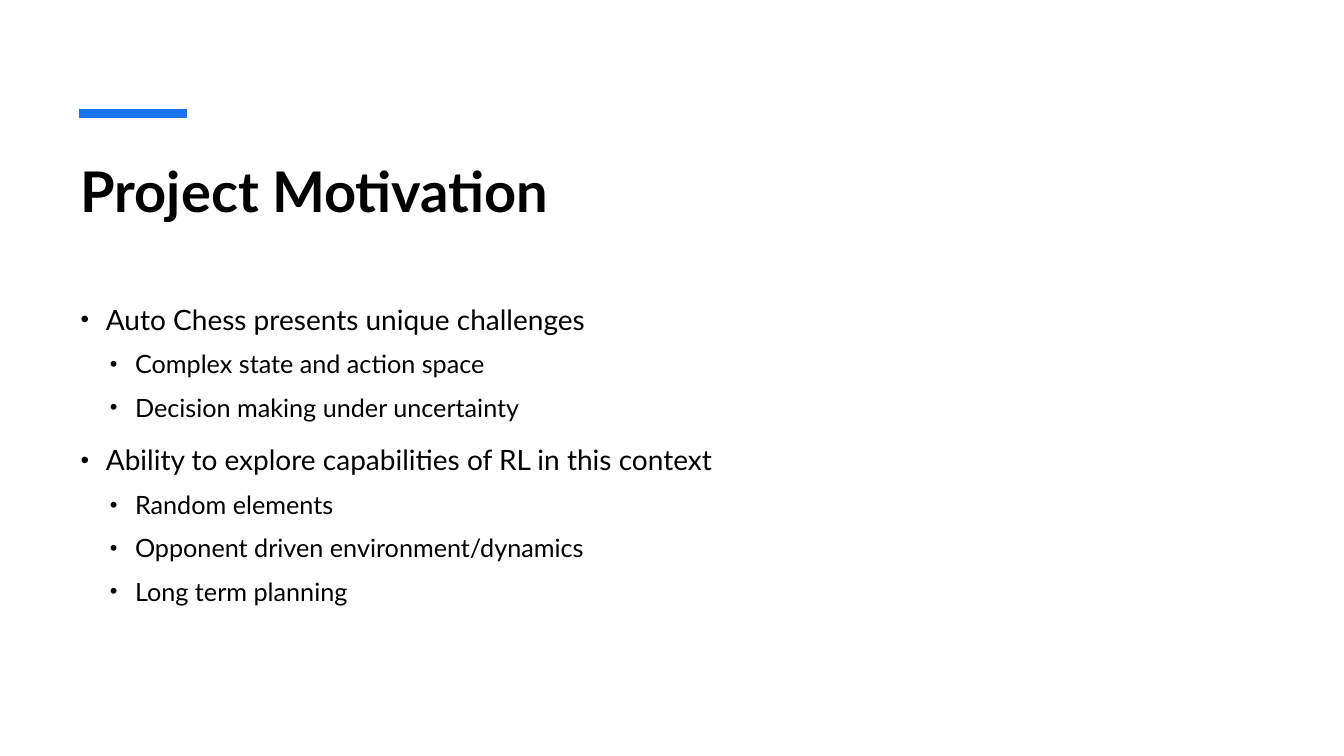
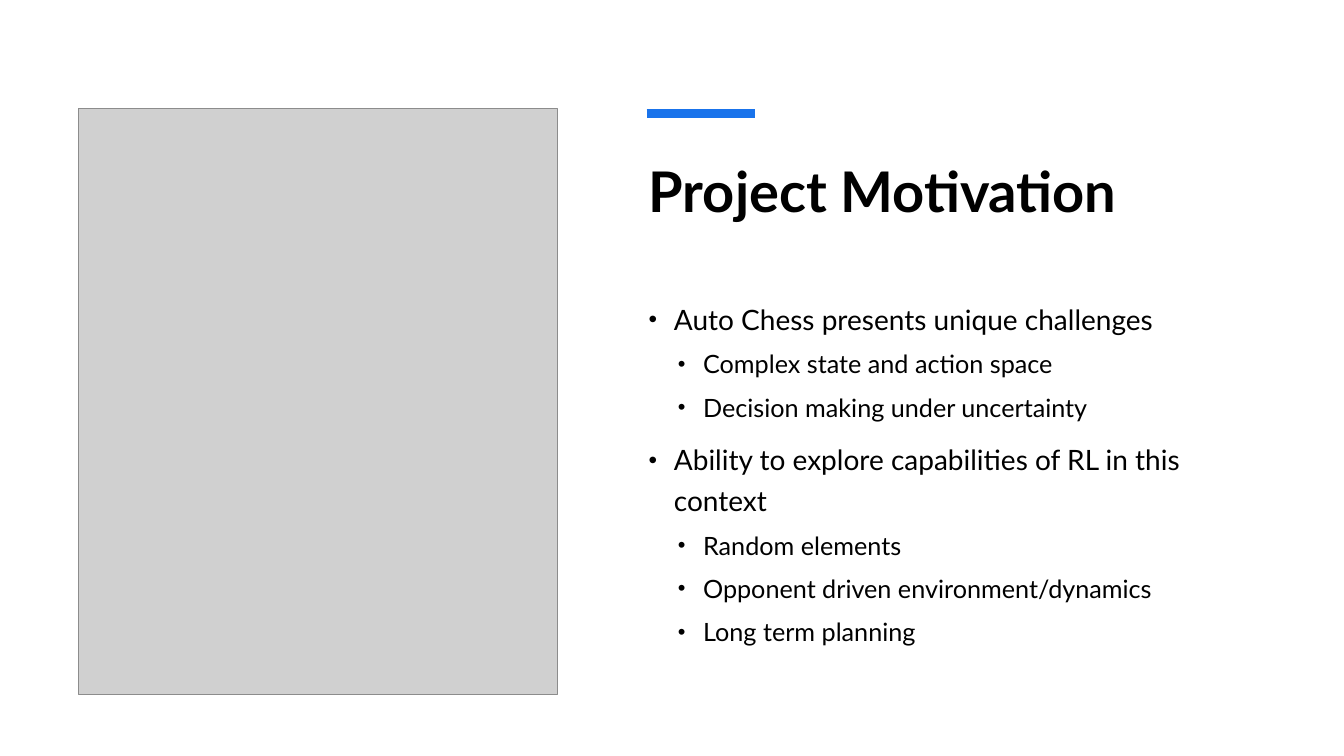
Before and after one commit to AGlebov-atbu/ds543-project, a slide deck: slide 3 of Documents/FinalPresentation.pptx. Drawn at 1344x756 pixels with LibreOffice and Linux fonts; fonts in the diff are those of the drawing; grey boxes stand for pictures. Boxes give left, top, right and bottom in pixels: in the first picture for what was removed or moved away, otherwise in the second. Text is boxed around its words. In the diff, an @@ line names an element or a change of style, - is before the commit and + after.

```diff
--- a/Documents/FinalPresentation.pptx
+++ b/Documents/FinalPresentation.pptx
@@ line removed from (79, 114) to (187, 114) @@
@@ picture added at [79, 109, 558, 695] @@
@@ line added from (647, 114) to (755, 114), #1973EB 6 pt @@
@@ title "Project Motivation": place and size @@
-title "Project Motivation" at [81, 170, 548, 222]
+title "Project Motivation" at [649, 170, 1116, 222]
@@ text "Auto Chess presents unique challenges" rewrapped from [106, 309, 712, 605] to [674, 309, 1180, 646] @@
```
Also in this commit, not shown: 5 other slides changed.
